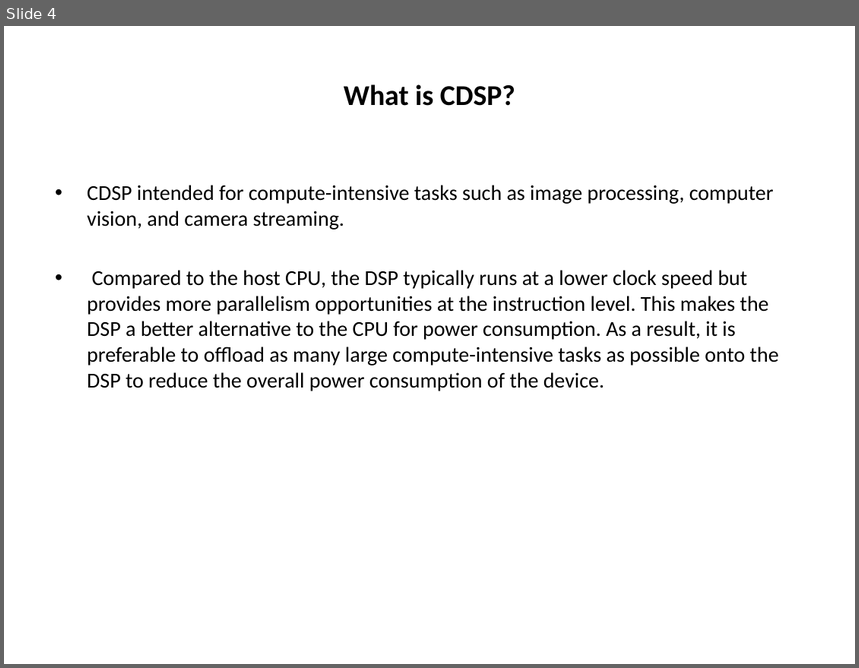
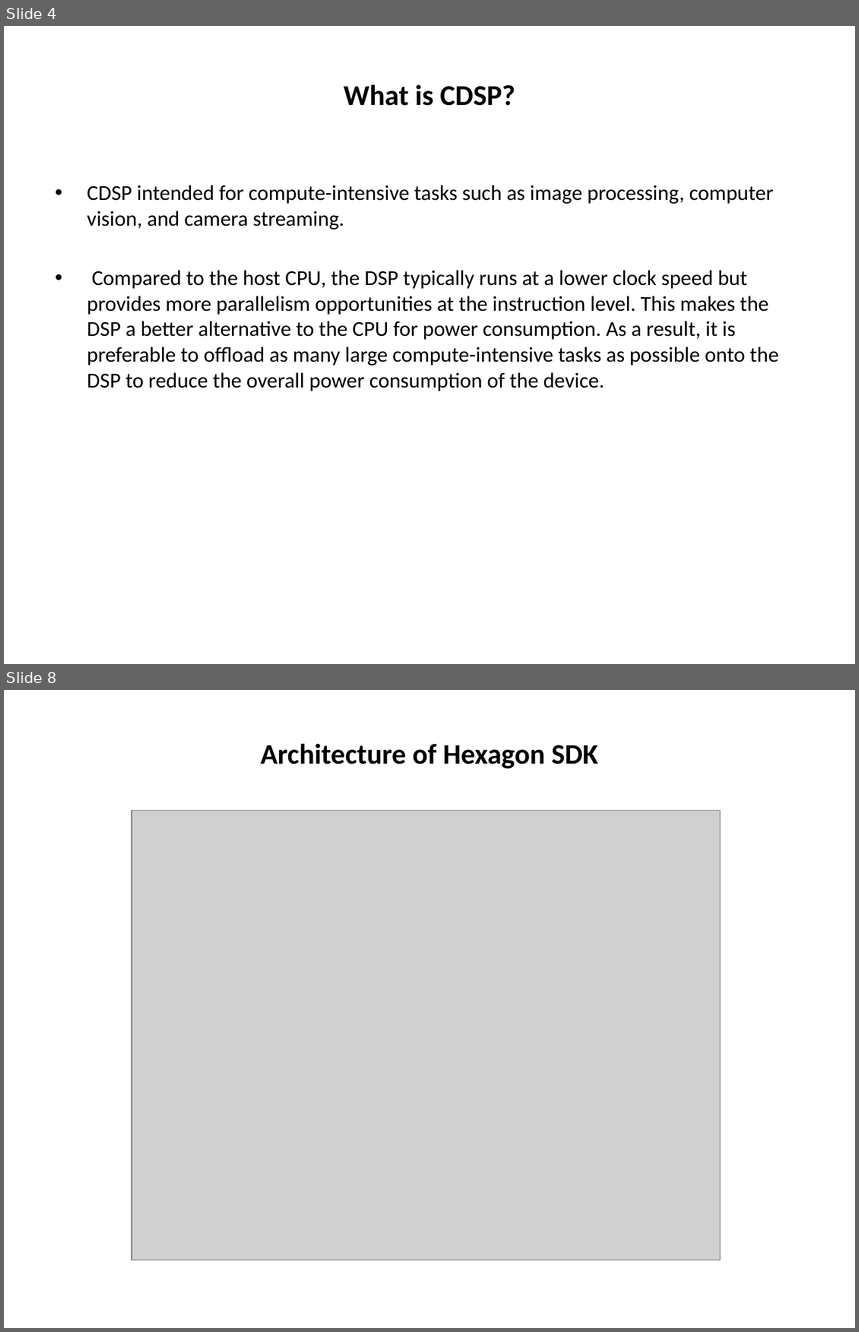
Before and after one commit to Bhagyalakshmi-Marem/TSHtraining, a slide deck: Hexagon_SDK/Docs/Hexagon_SDK_ppt.pptx. Shown one above the other, each under a label of ours: slide 4 before the commit, slides 4 and 8 after it; the slides between them are not shown. The pictures are 859x668 and 859x1332 pixels, drawn with LibreOffice and Linux fonts; fonts in the diff are those of the drawing; grey boxes stand for pictures. Boxes give left, top, right and bottom in pixels: in the first picture for what was removed or moved away, otherwise in the second. Text is boxed around its words. In the diff, an @@ line names an element or a change of style, - is before the commit and + after.

Commit message:
Updated ppt for Hexagon SDK Updated Daily status on 3/11

```diff
--- a/Hexagon_SDK/Docs/Hexagon_SDK_ppt.pptx
+++ b/Hexagon_SDK/Docs/Hexagon_SDK_ppt.pptx
@@ slide 8 added at <box>4,690,855,1328</box>, background #FFFFFF @@
@@ title added at <box>261,743,599,769</box>, 24 pt, text #000000, bold @@
+Architecture of Hexagon SDK
@@ picture added at <box>132,811,721,1260</box> @@
```
Also in this commit, not shown: 8 slides changed, 8 other slides added, 1 other file.
